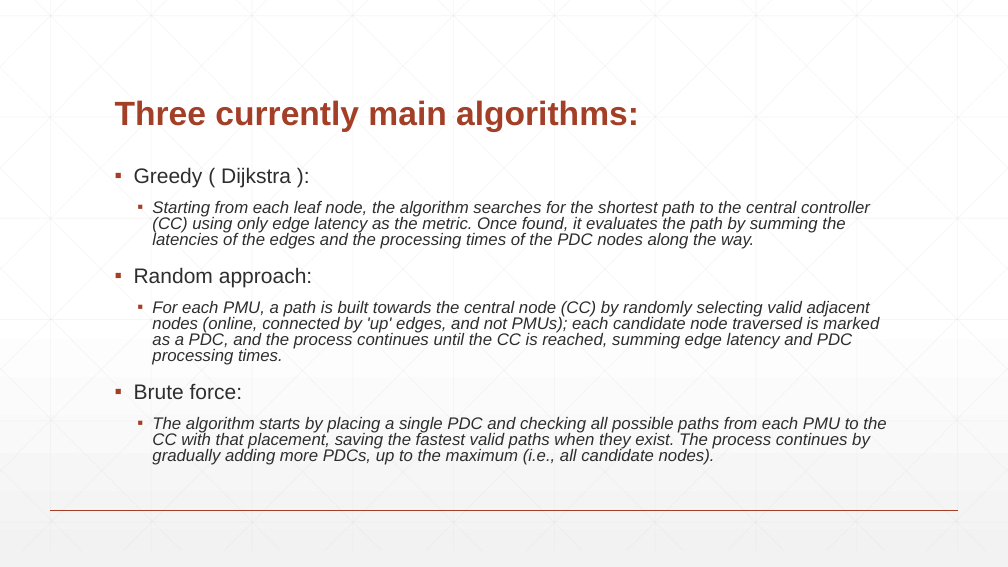
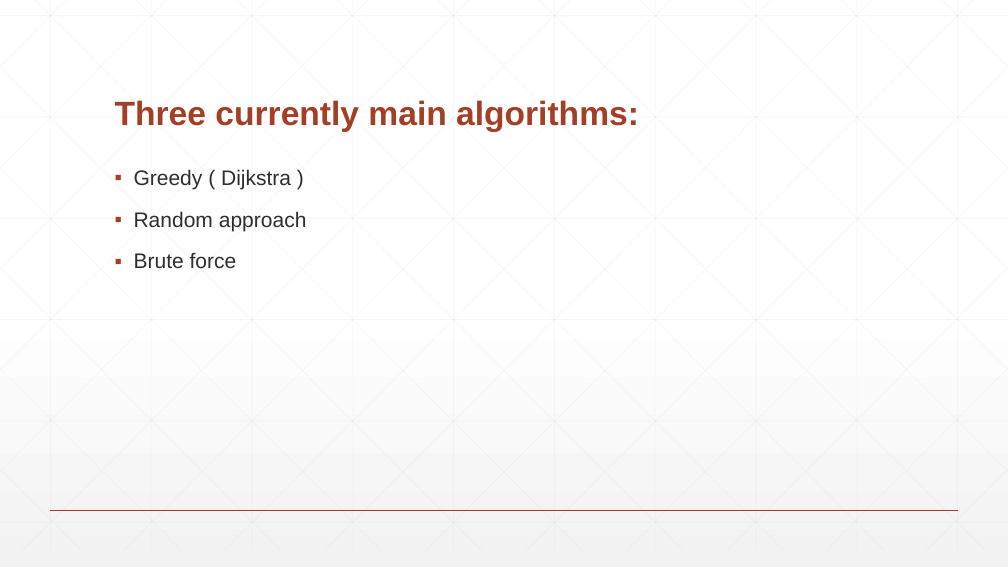
Before and after one commit to daribg99/TESI, a slide deck: slide 5 of Modeling_Phase.pptx. Drawn at 1008x567 pixels with LibreOffice and Linux fonts; fonts in the diff are those of the drawing. Boxes give left, top, right and bottom in pixels: in the first picture for what was removed or moved away, otherwise in the second. Text is boxed around its words. In the diff, an @@ line names an element or a change of style, - is before the commit and + after.

```diff
--- a/Modeling_Phase.pptx
+++ b/Modeling_Phase.pptx
@@ text at (134,169,307,269): text changed; size 16 to 20 pt; italic off @@
-▪ Greedy ( Dijkstra ):
-  ▪ Starting from each leaf node, the algorithm searches for the shortest path to the central controller (CC) using only edge latency as the metric. Once found, it evaluates the path by summing the latencies of the edges and the processing times of the PDC nodes along the way.
-▪ Random approach:
-  ▪ For each PMU, a path is built towards the central node (CC) by randomly selecting valid adjacent nodes (online, connected by 'up' edges, and not PMUs); each candidate node traversed is marked as a PDC, and the process continues until the CC is reached, summing edge latency and PDC processing times.
-▪ Brute force:
-  ▪ The algorithm starts by placing a single PDC and checking all possible paths from each PMU to the CC with that placement, saving the fastest valid paths when they exist. The process continues by gradually adding more PDCs, up to the maximum (i.e., all candidate nodes).
+▪ Greedy ( Dijkstra )
+▪ Random approach
+▪ Brute force
```
Also in this commit, not shown: 1 other slide changed, 2 other files.
